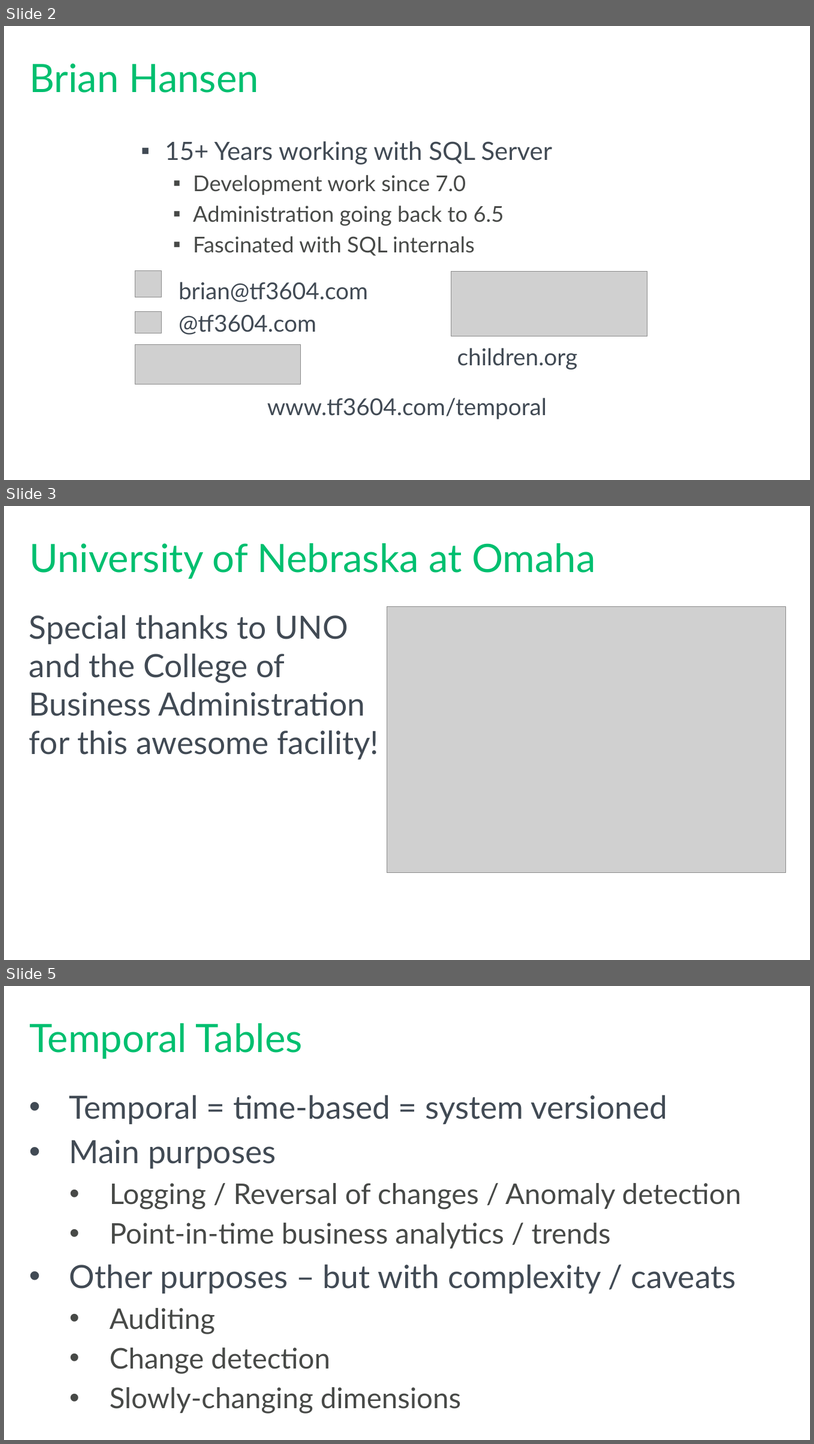
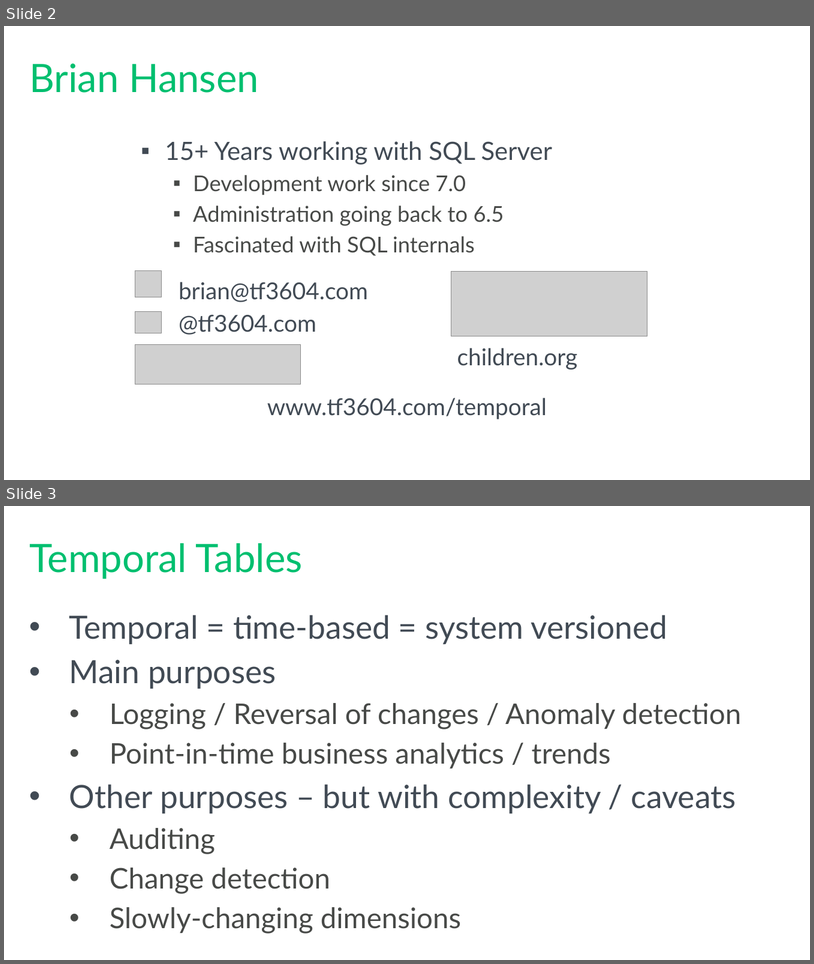
Before and after one commit to tf3604/RememberWhenTemporal, a slide deck: Temporal.pptx. Shown one above the other, each under a label of ours: slides 2, 3 and 5 before the commit, slides 2 and 3 after it; the slides between them are not shown. The pictures are 814x1444 and 814x964 pixels, drawn with LibreOffice and Linux fonts; fonts in the diff are those of the drawing; grey boxes stand for pictures; background and template pictures are left out. Boxes give left, top, right and bottom in pixels: in the first picture for what was removed or moved away, otherwise in the second. Text is boxed around its words. In the diff, an @@ line names an element or a change of style, - is before the commit and + after.

Commit message:
Removed Omaha event-specific slides.

```diff
--- a/Temporal.pptx
+++ b/Temporal.pptx
@@ slide 3 removed at (4,506,810,960), background #FFFFFF @@
@@ title removed at (29,543,596,579) @@
-University of Nebraska at Omaha
@@ picture removed at (387,606,786,872) @@
@@ text removed at (29,615,379,759) @@
-Special thanks to UNO and the College of Business Administration for this awesome facility!
@@ what was slide 5 is now slide 3 @@
```
Also in this commit, not shown: 1 other slide removed.
